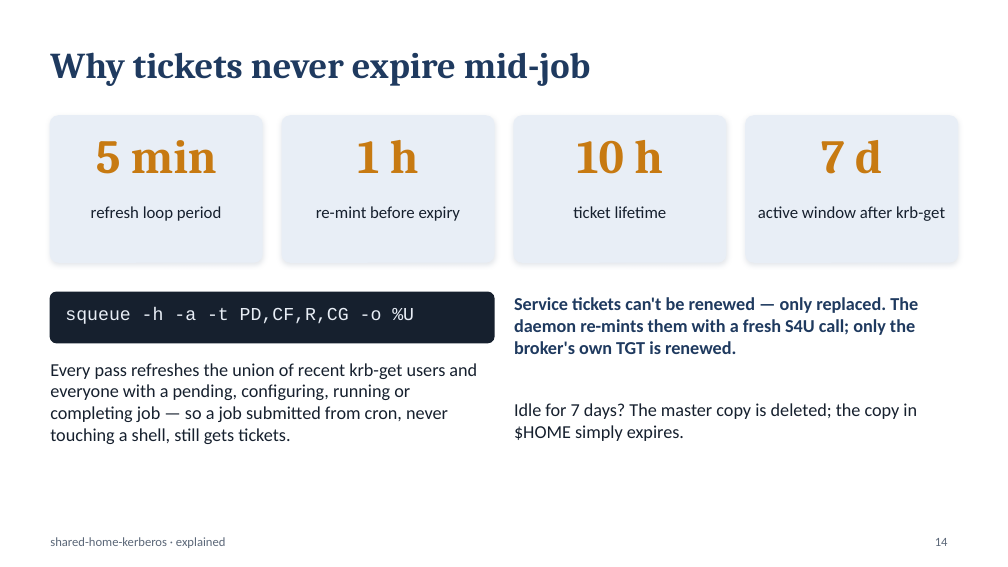
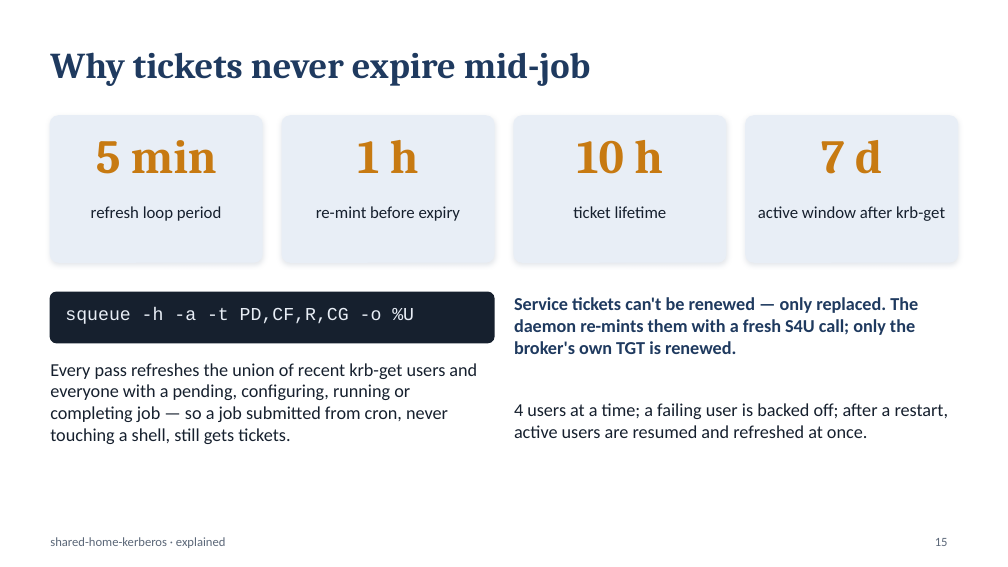
Before and after one commit to vijayrattehalli-cloud/shared-home-kerberos, a slide deck: slide 15 of docs/shared-home-kerberos-slides.pptx (slide 14 before the commit). Drawn at 1008x567 pixels with LibreOffice and Linux fonts; fonts in the diff are those of the drawing. Boxes give left, top, right and bottom in pixels: in the first picture for what was removed or moved away, otherwise in the second. Text is boxed around its words. In the diff, an @@ line names an element or a change of style, - is before the commit and + after.

```diff
--- a/docs/shared-home-kerberos-slides.pptx
+++ b/docs/shared-home-kerberos-slides.pptx
@@ text at [514, 403, 949, 438]: text changed @@
-Idle for 7 days? The master copy is deleted; the copy in $HOME simply expires.
+4 users at a time; a failing user is backed off; after a restart, active users are resumed and refreshed at once.
@@ page number at [935, 538, 948, 546]: text changed @@
-14
+15
```
Also in this commit, not shown: 11 other slides changed, 3 slides added, 1 slide removed, 1 other file.
